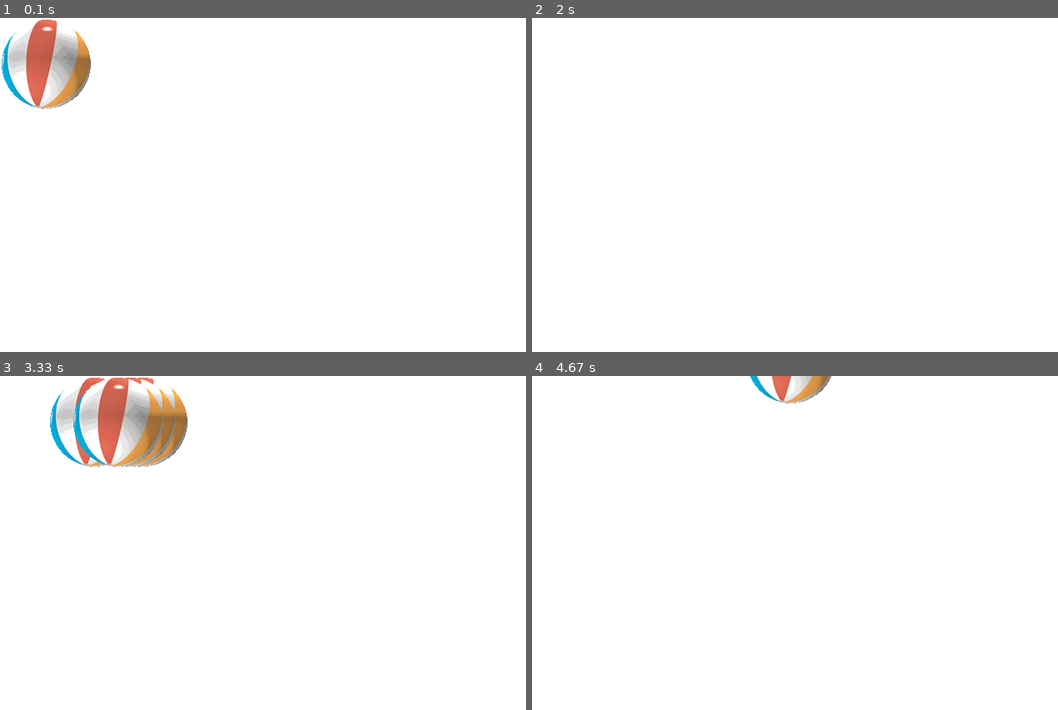
Above: before the commit, frames 1-4 (two rows, left to right).
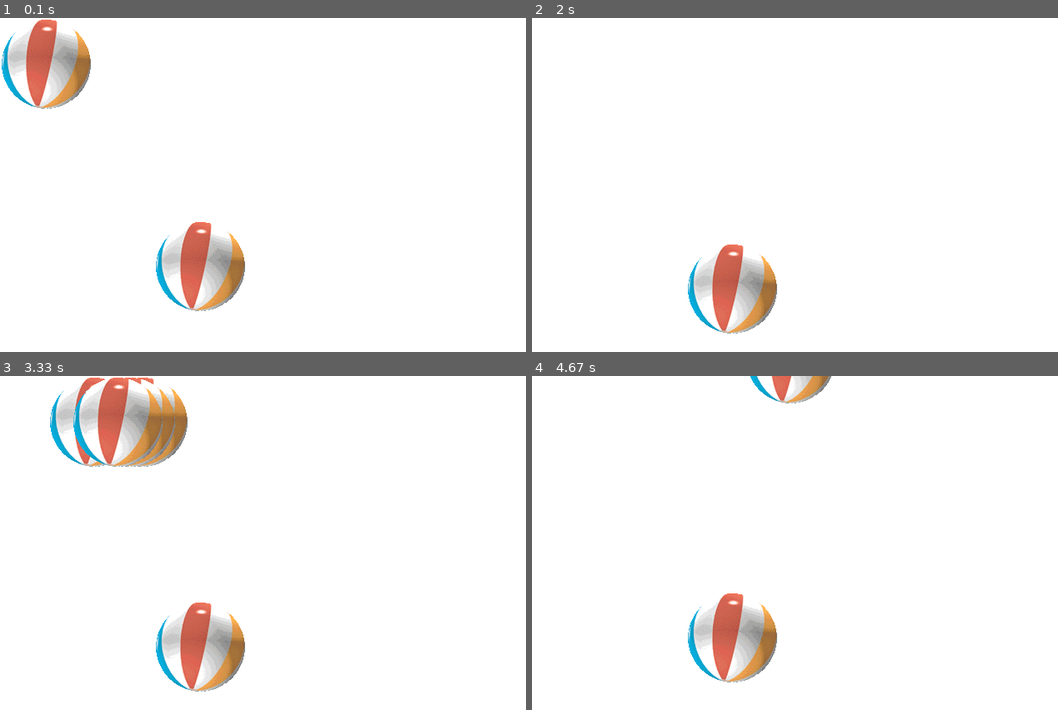
Above: after the commit, the same moments.

Repository: FLT4613/pygame-test
Game: pygame game, started from main.py
Two runs of this game, one before a commit and one after it. Both use one fixed random seed, a clock stepped at 60 frames per second and the inputs below.
Inputs:
- Up to frame 1 (0.1 s): no input
- Up to frame 2 (2 s): tap Z at 0.33, 0.73, 1.03, 1.23 s; hold D 0.67-1.13 s; hold W 1.17-1.47 s
- Up to frame 3 (3.33 s): hold S 2.57-2.87 s; tap Z at 2.63, 2.97, 3.27 s; hold A 2.9-3.3 s
- Up to frame 4 (4.67 s): hold W 3.33-3.7 s; tap Z at 3.4, 3.8, 4.1, 4.47 s; hold D 3.73-4.37 s; hold S from 4.4 s (still down)

The runs differ from the first frame. In frame 1, 2.8% of the frame differs, in the area x 29-47%, y 61-88%; in frame 2, 2.8%; in frame 3, 2.8%; in frame 4, 2.8%.

Commit message:
小刻みに動く的を追加

Diff:
--- a/main.py
+++ b/main.py
@@ -1,10 +1,11 @@
 import sys
 import pygame
+import random
 
 
 class Player(pygame.sprite.Sprite):
     def __init__(self):
-        pygame.sprite.Sprite.__init__(self)
+        pygame.sprite.Sprite.__init__(self, self.containers)
         self.image = pygame.image.load("ball.gif")
         self.rect = self.image.get_rect()
         self.vx = 0
@@ -22,6 +23,16 @@
             self.vy = max(self.vy-self.brake, 0)
         if self.vy < 0.0:
             self.vy = min(self.vy+self.brake, 0)
+
+
+class Enemy(pygame.sprite.Sprite):
+    def __init__(self):
+        pygame.sprite.Sprite.__init__(self, self.containers)
+        self.image = pygame.image.load("ball.gif")
+        self.rect = self.image.get_rect()
+
+    def update(self):
+        self.rect.move_ip(0, random.randint(-5, 5))
 
 
 class Bullet(pygame.sprite.Sprite):
@@ -42,12 +53,17 @@
 
 pygame.init()
 screen = pygame.display.set_mode((640, 480))
-player = Player()
 
 group = pygame.sprite.RenderUpdates()
-group.add(player)
+collidegroup = pygame.sprite.Group()
 
-Bullet.containers = group
+Player.containers = group
+Bullet.containers = group, collidegroup
+Enemy.containers = group, collidegroup
+
+player = Player()
+enemy = Enemy()
+enemy.rect.center = (240, 300)
 
 while 1:
     screen.fill((255, 255, 255))
